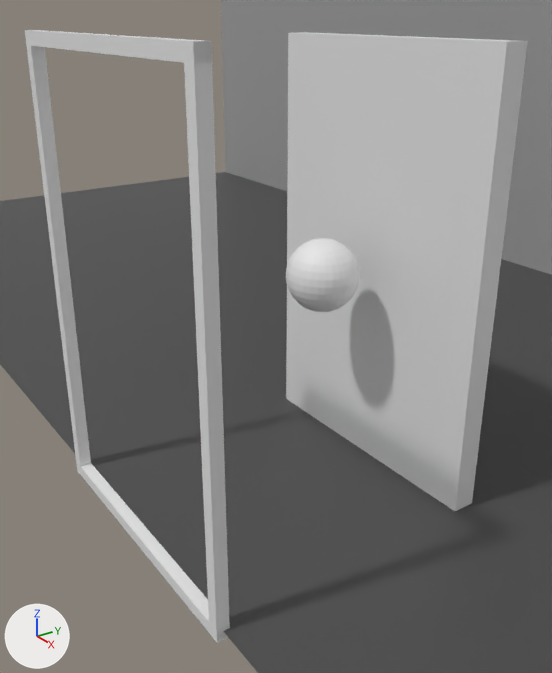
The Blender file gettingstarted/scene.blend as it was, and as the next commit left it.
Camera for both pictures: a camera (50 mm lens) standing at (0.593, -0.245, 0.482) and looking at (0.028, 0.144, 0.189). Lighting does not change. The marker at lower left points along +X, +Y and +Z.
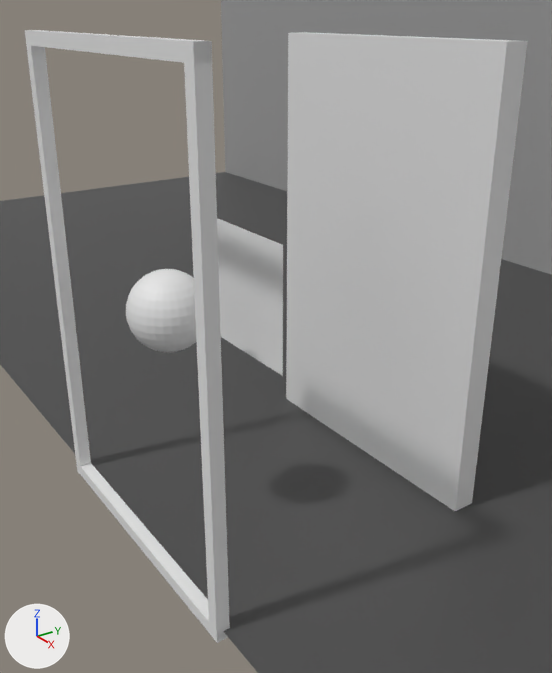
What changed in the scene script:
```text
Add mat_material_004:
    mat_material_004 = principled_material('Material.004')
    mat_material_004.base_color = (0.8, 0.8, 0.8)  # white #e7e7e7
Add me_plane_002:
    me_plane_002.from_pydata([(-0.0254, -0.0254, 0.0), (0.0254, -0.0254, 0.0), (-0.0254, 0.0254, 0.0), (0.0254, 0.0254, 0.0)], [], [(0, 1, 3, 2)])
    me_plane_002.materials.append(mat_material_004)  # its picture is missing
Change ob_sphere:
    ob_sphere.location: (0.0, 0.222, 0.229) -> (0.0, 0.044, 0.229)
Add ob_plane_002:
    ob_plane_002 = bpy.data.objects.new('Plane.002', me_plane_002)
    ob_plane_002.location = (0.0, 0.127, 0.229)
    ob_plane_002.rotation_euler = (1.571, 0.0, 0.0)  # degrees (90, 0, 0)
    ob_plane_002.scale = (2.5, 2.5, 1.0)
    ob_plane_002.visible_shadow = False
```

Changed parts and their boxes (x1, y1, x2, y2) in the pictures (552 x 673 px):
'Sphere', moved: before (286, 238, 360, 312); after (126, 269, 196, 352)
'Plane.002', added: after (217, 218, 283, 376)
